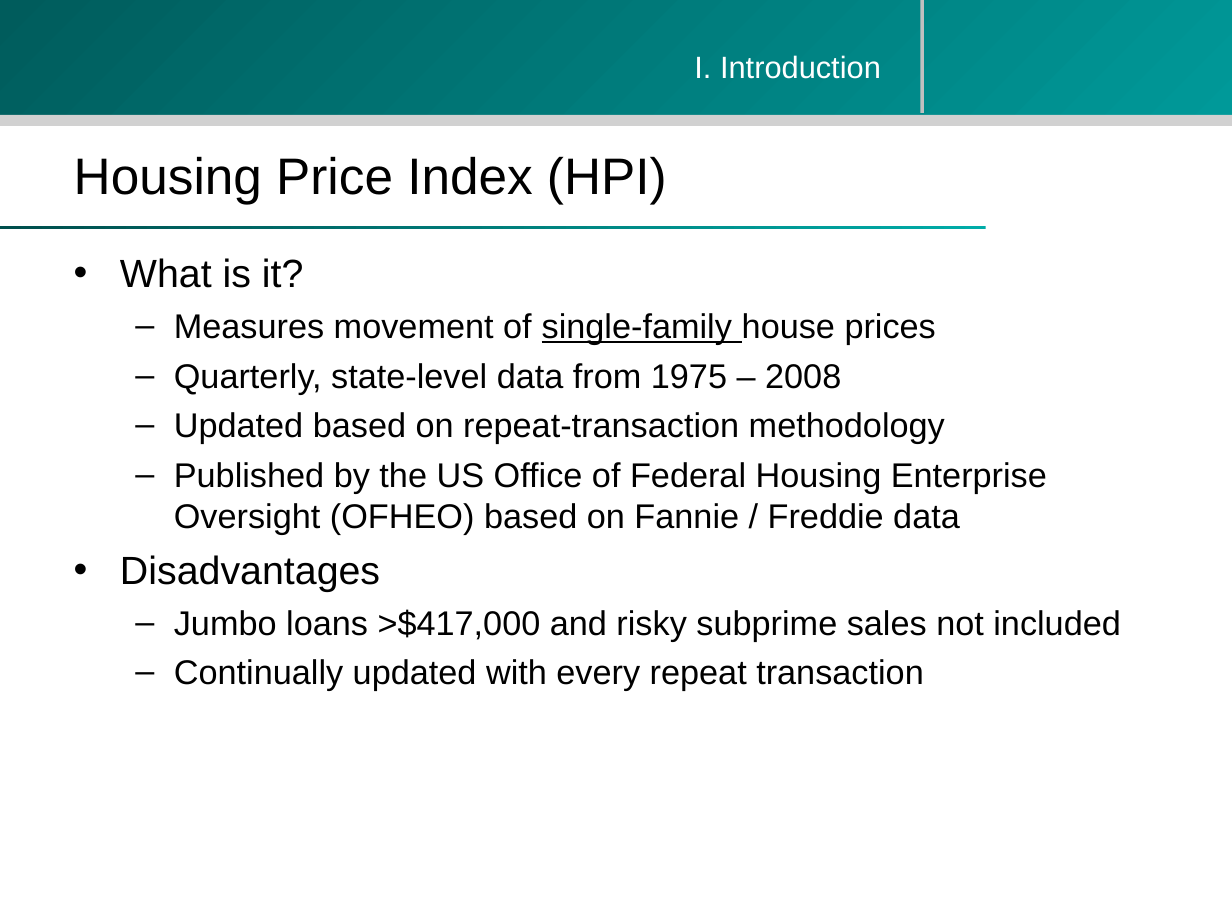
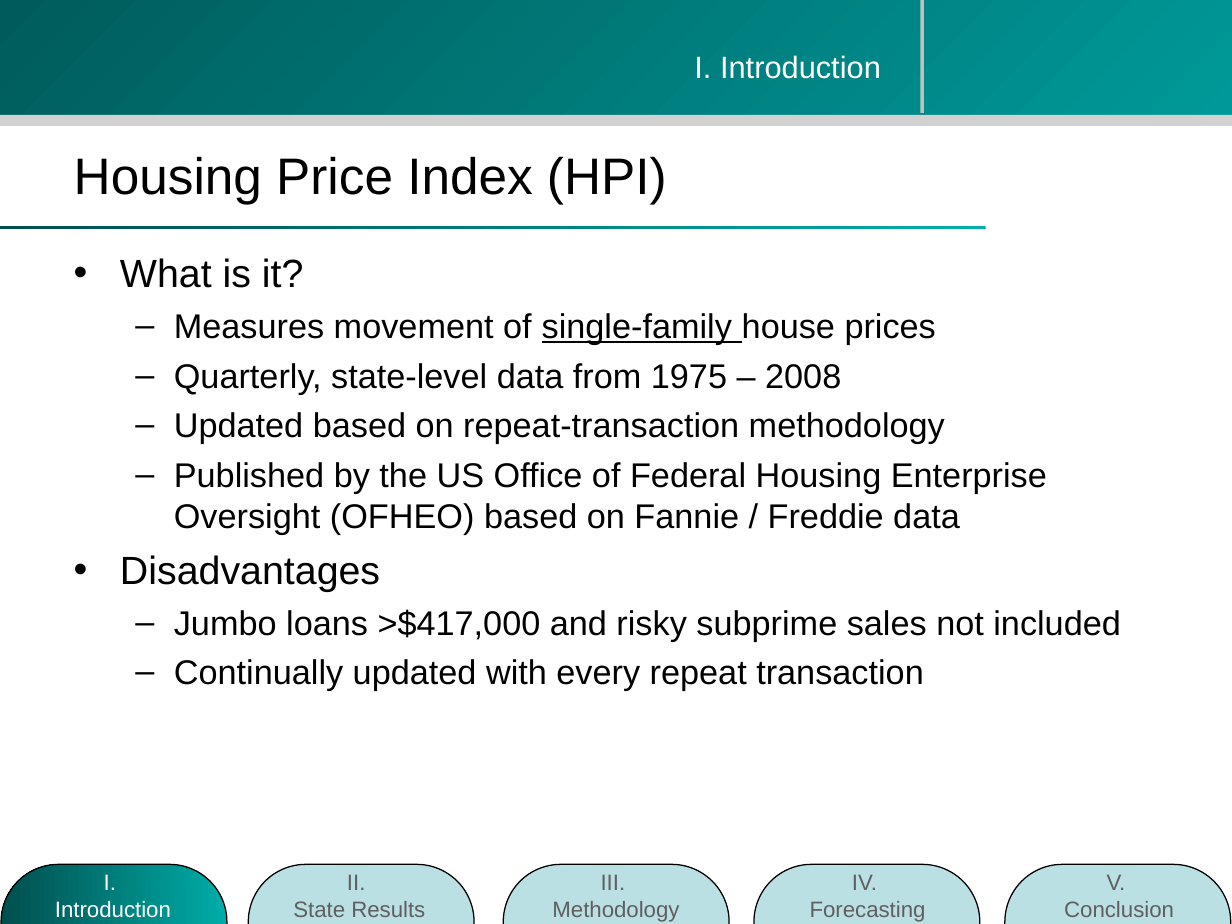
Before and after one commit to zhouzhenghui/svnrepository, a slide deck: slide 4 of SVNRepository/Presentation/M.Eng Final Presentation-take2.ppt. Drawn at 1232x924 pixels with LibreOffice and Linux fonts; fonts in the diff are those of the drawing; background and template pictures are left out. Boxes give left, top, right and bottom in pixels: in the first picture for what was removed or moved away, otherwise in the second. Text is boxed around its words. In the diff, an @@ line names an element or a change of style, - is before the commit and + after.

```diff
--- a/SVNRepository/Presentation/M.Eng Final Presentation-take2.ppt
+++ b/SVNRepository/Presentation/M.Eng Final Presentation-take2.ppt
@@ group added at (x1=1, y1=865, x2=1231, y2=924): 5 rounded rectangles, 5 texts @@
+II.
+State Results
+I.
+Introduction
+III.
+Methodology
+IV.
+Forecasting
+V.
+Conclusion
```
Also in this commit, not shown: 5 other slides changed, 1 slide added, 1 slide removed.
